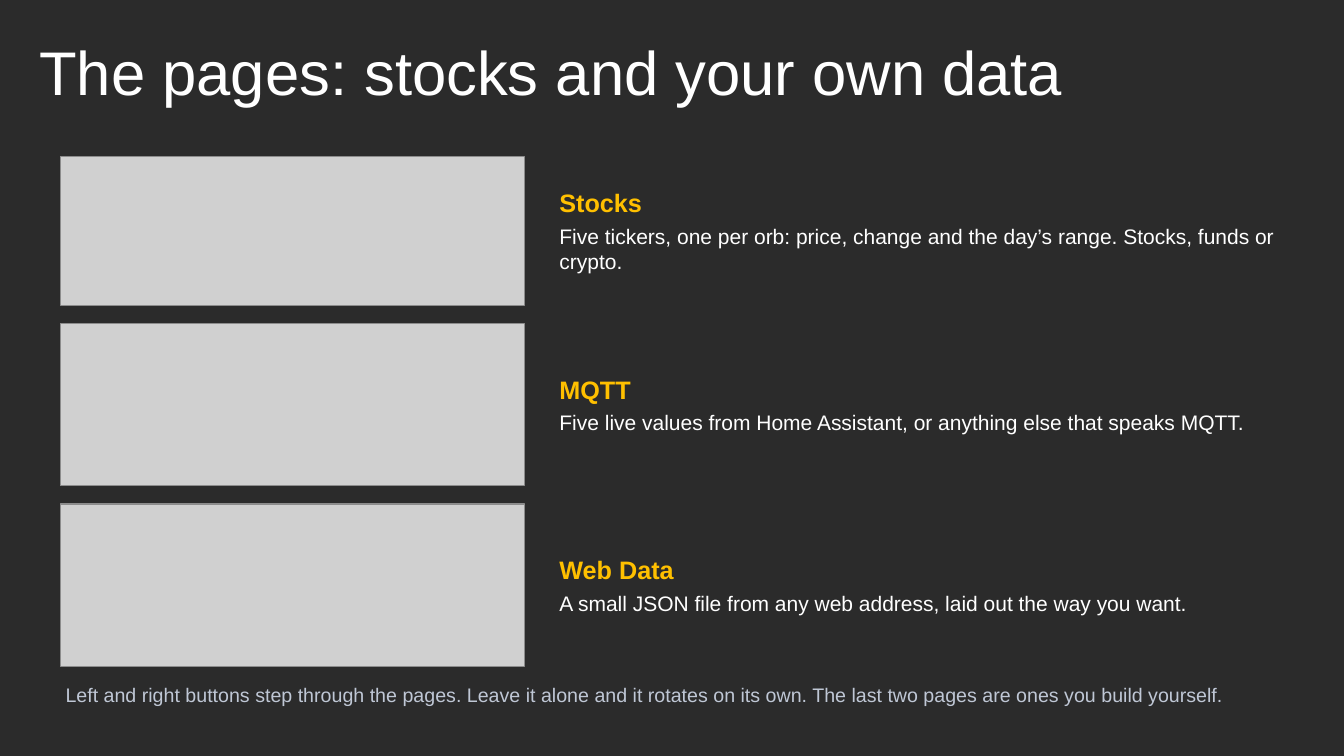
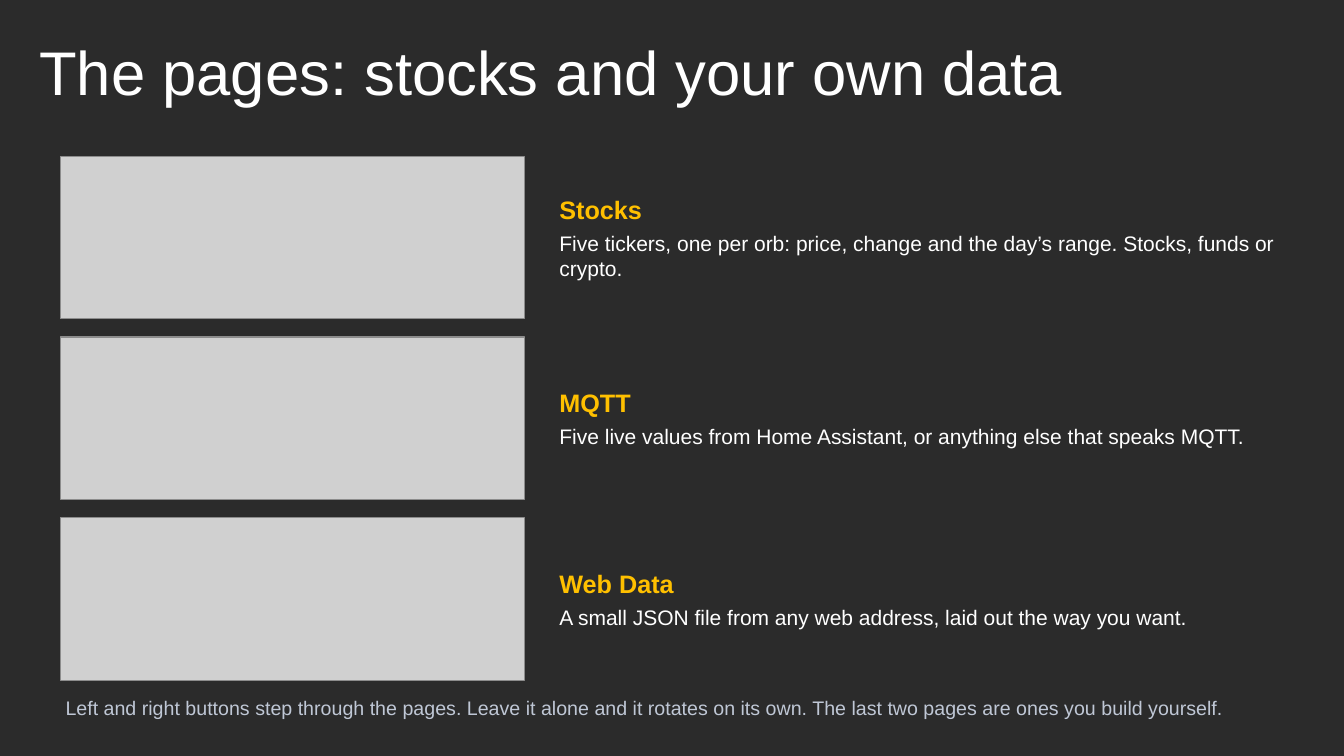
Before and after one commit to scottdube/hot-info-orbs, a slide deck: slide 5 of docs/presentation/HOT-Info-Orbs-Small-Computers-2026-10-27.pptx. Drawn at 1344x756 pixels with LibreOffice and Linux fonts; fonts in the diff are those of the drawing; grey boxes stand for pictures; background and template pictures are left out; a plain dark background stands for a picture behind light text. Boxes give left, top, right and bottom in pixels: in the first picture for what was removed or moved away, otherwise in the second. Text is boxed around its words. In the diff, an @@ line names an element or a change of style, - is before the commit and + after.

```diff
--- a/docs/presentation/HOT-Info-Orbs-Small-Computers-2026-10-27.pptx
+++ b/docs/presentation/HOT-Info-Orbs-Small-Computers-2026-10-27.pptx
@@ picture: place and size @@
-picture at <box>60,156,524,306</box>
+picture at <box>60,156,524,319</box>
@@ text "Stocks": place and size @@
-text "Stocks" at <box>559,193,1274,274</box>
+text "Stocks" at <box>559,200,1274,280</box>
@@ 3 texts, 2 pictures: place and size @@
-3 texts, 2 pictures at <box>60,324,1244,706</box>
+3 texts, 2 pictures at <box>60,337,1244,719</box>
```
Also in this commit, not shown: 2 other slides changed, 6 other files.
